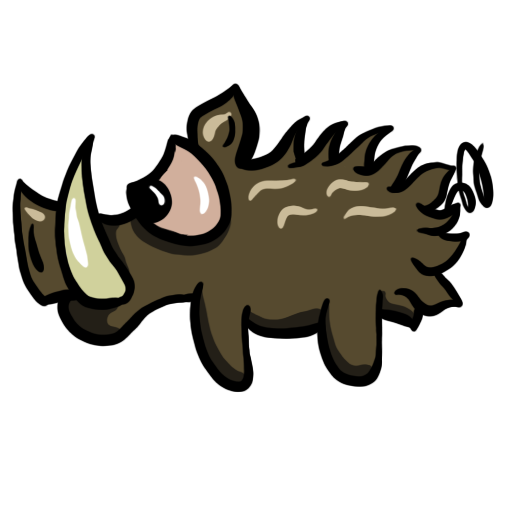
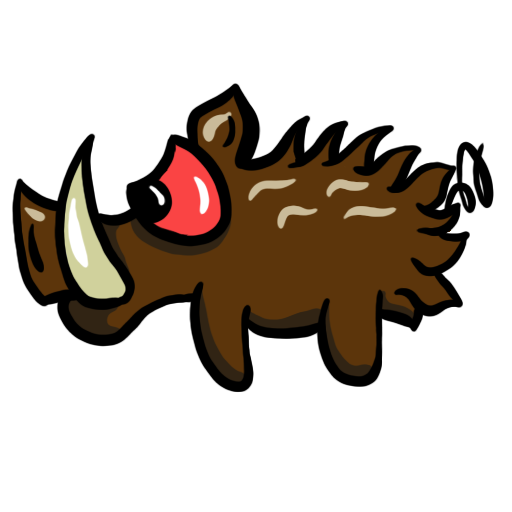
Layer changes from the first (512, 512) image to the second:
painted on "Ebene 12" over left=145, top=143, right=226, bottom=238
"Ebene 14": opacity 100% → 76% over left=65, top=215, right=416, bottom=382
painted on "Ebene 11" over left=20, top=95, right=461, bottom=382
